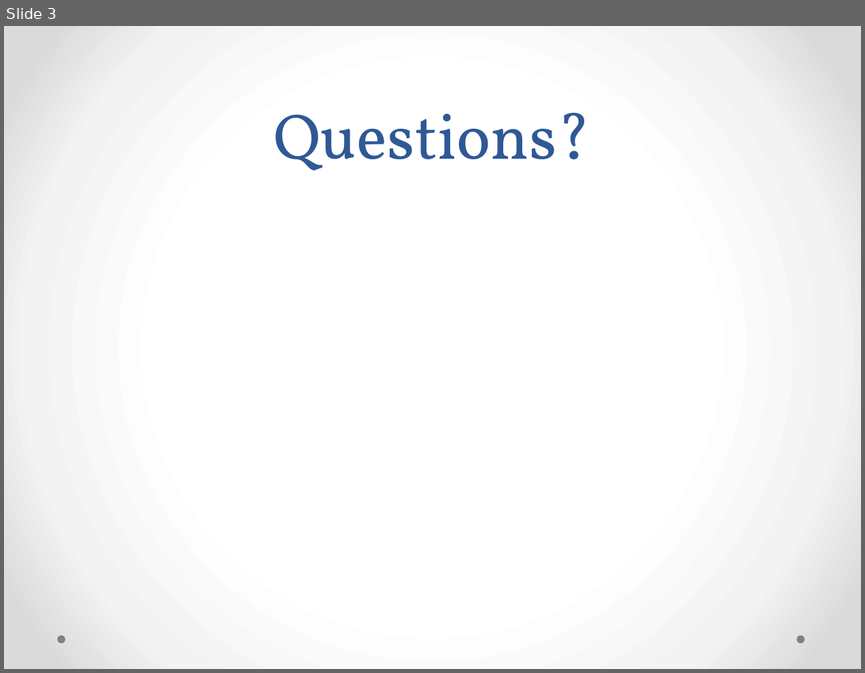
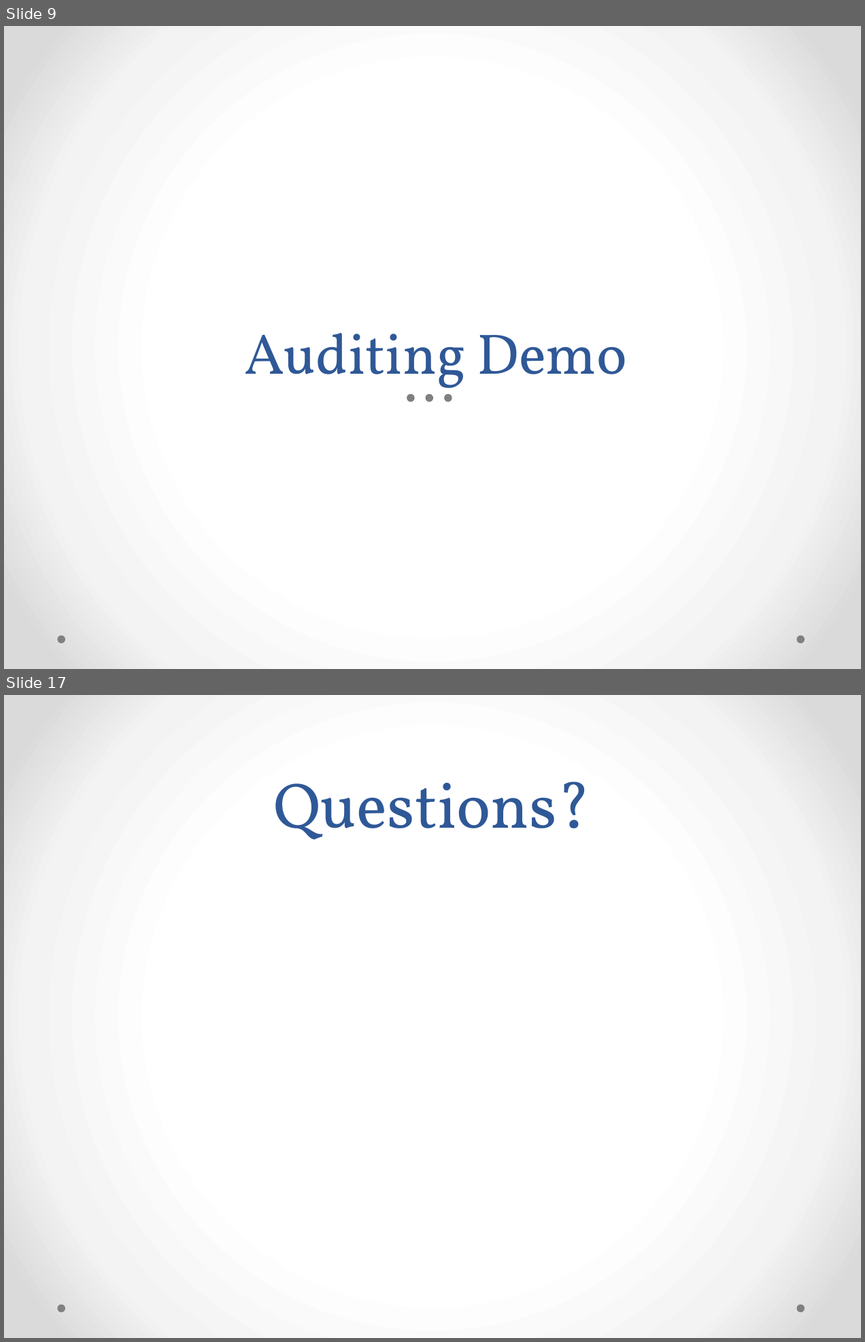
Before and after one commit to ekepes/Presentations, a slide deck: GetOnTheBus/Get on the Bus with MassTransit.pptx. Shown one above the other, each under a label of ours: slide 3 before the commit, slides 9 and 17 after it; the slides between them are not shown. The pictures are 865x673 and 865x1342 pixels, drawn with LibreOffice and Linux fonts; fonts in the diff are those of the drawing. Boxes give left, top, right and bottom in pixels: in the first picture for what was removed or moved away, otherwise in the second. Text is boxed around its words. In the diff, an @@ line names an element or a change of style, - is before the commit and + after.

```diff
--- a/GetOnTheBus/Get on the Bus with MassTransit.pptx
+++ b/GetOnTheBus/Get on the Bus with MassTransit.pptx
@@ slide 9 added at [4, 26, 861, 669], background gradient #FFFFFF to #F4F4F4 to #DADADA; not listed: 2 template elements that a slide beside it also shows @@
@@ title added at [245, 333, 627, 399], 48 pt, text #2F5897 @@
+Auditing Demo
@@ ellipse added at [407, 394, 415, 401], fill #808080 @@
@@ ellipse added at [426, 394, 433, 401], fill #808080 @@
@@ ellipse added at [445, 394, 452, 401], fill #808080 @@
@@ what was slide 3 is now slide 17 @@
```
Also in this commit, not shown: 3 slides changed, 13 other slides added, 1 other file.
